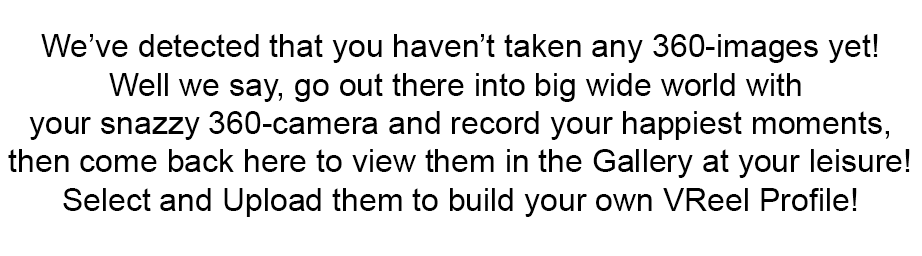
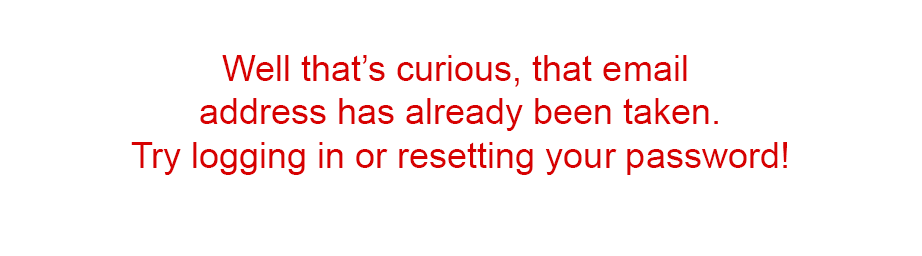
The second w=922, h=256 image is a revision of the first. Changes to its layers:
hid "We’ve detected that you haven’t taken any 360-images yet! Well" over [8, 34, 910, 217]
showed "Well that’s curious, that email address has already been taken", painted on it over [56, 46, 864, 206]
showed "White Background" over [9, 34, 910, 217]
